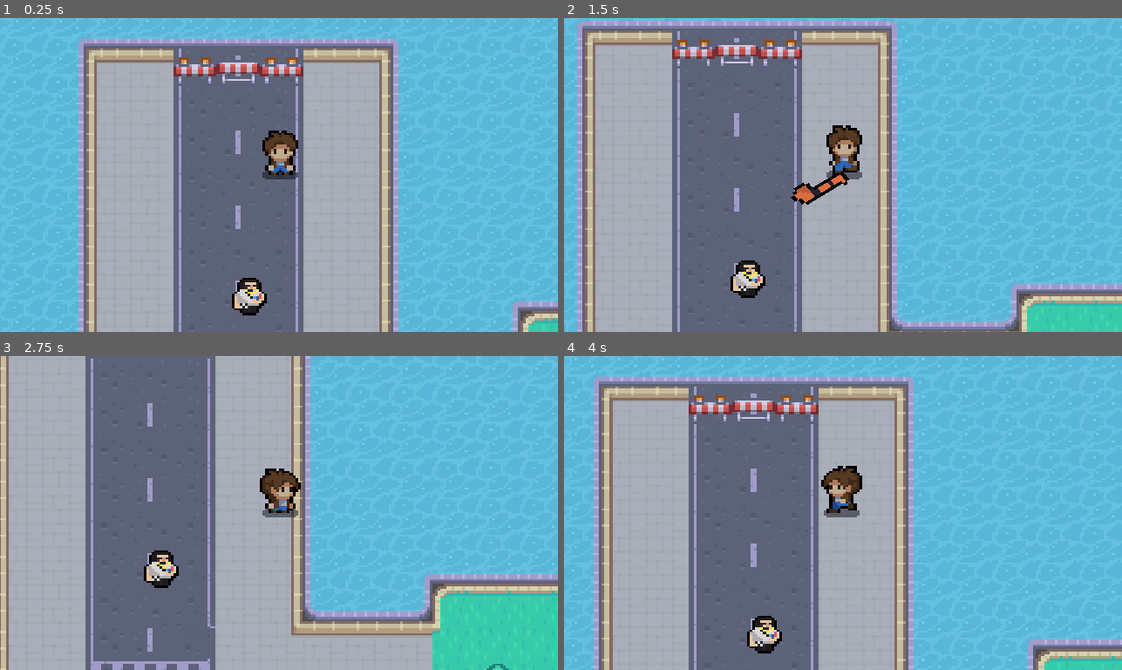
Above: before the commit, frames 1-4 (two rows, left to right).
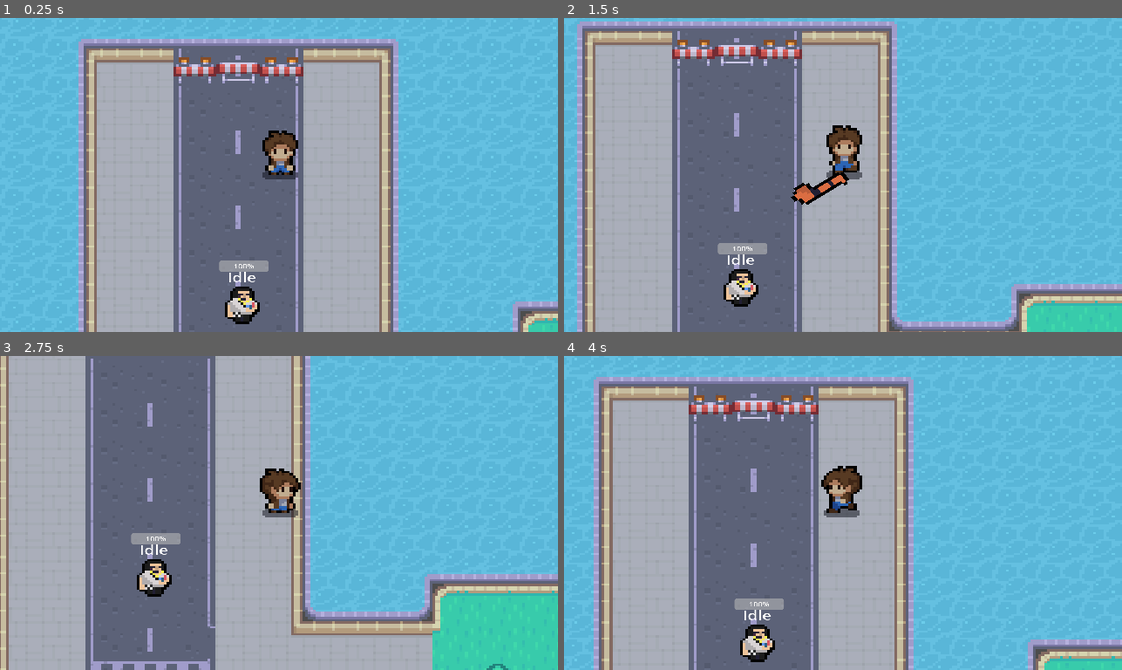
Above: after the commit, the same moments.

Repository: Lukebray/dublin-rpg
Game: Godot game, scene res://scenes/main.tscn
Two runs of this game, one before a commit and one after it. Both use one fixed random seed, a clock stepped at 60 frames per second and the inputs below.
Inputs:
- Up to frame 1 (0.25 s): no input
- Up to frame 2 (1.5 s): hold D (right) 0.53-1.28 s; tap Space (attack) at 0.6, 1.35 s; hold S (down) from 1.28 s (still down)
- Up to frame 3 (2.75 s): release S (down) at 2.03 s; hold D (right) from 2.03 s (still down); tap Space (attack) at 2.1 s
- Up to frame 4 (4 s): tap Enter at 2.75 s; release D (right) at 2.78 s; hold W (up) 2.78-3.53 s; tap Space (attack) at 2.85, 3.6 s; hold A (left) from 3.53 s (still down)

The runs differ from the first frame. In frame 1, 1.1% of the frame differs, in the area x 39-49%, y 77-98%; in frame 2, 1.1%; in frame 3, 1.1%; in frame 4, 1.1%.

Commit message:
made boss state machine

Diff:
--- a/project.godot
+++ b/project.godot
@@ -14,6 +14,10 @@
 run/main_scene="res://scenes/main.tscn"
 config/features=PackedStringArray("4.1", "GL Compatibility")
 config/icon="res://icon.svg"
+
+[audio]
+
+driver/output_latency=50
 
 [autoload]
 
--- /dev/null
+++ b/scenes/Scripts/state.gd
@@ -0,0 +1,27 @@
+extends Node2D
+class_name State
+
+
+@onready var player = get_tree().get_first_node_in_group("player")
+@onready var player_detection_ray = owner.find_child("PlayerDetectionRay")
+@onready var debug_text = owner.find_child("Debug")
+
+func _ready():
+	set_physics_process(false)
+
+
+func enter():
+	set_physics_process(true) #will enable the physics process
+
+
+func exit():
+	set_physics_process(false)
+
+
+func transition():
+	pass
+
+
+func _physics_process(_delta):
+	transition()
+	debug_text.text = name
--- a/scenes/abilities/stick_ability.tscn
+++ b/scenes/abilities/stick_ability.tscn
@@ -16,3 +16,4 @@
 [node name="CollisionShape2D" type="CollisionShape2D" parent="."]
 position = Vector2(1, -7)
 shape = SubResource("RectangleShape2D_not4u")
+disabled = true
--- /dev/null
+++ b/scenes/entities/FiniteStateMachine.gd
@@ -0,0 +1,19 @@
+extends Node2D
+class_name FiniteStateMachine
+
+var current_state : State
+var previous_state : State
+
+
+func _ready():
+	current_state = get_child(0) as State #just start at the first state which is Idle
+	previous_state = current_state
+	current_state.enter() #enable the physics process for the chosen state
+
+
+func change_state(state):
+	current_state = find_child(state) as State
+	current_state.enter()
+
+	previous_state.exit()
+	previous_state = current_state
--- /dev/null
+++ b/scenes/entities/Follow.gd
@@ -0,0 +1,25 @@
+extends State
+class_name FollowState
+
+var audio_playing : bool
+
+func transition():
+	if player_detection_ray.is_colliding():
+		get_parent().change_state("Shoot")
+
+
+func enter():
+	super.enter()
+	owner.set_physics_process(true)
+	if audio_playing:
+		return
+
+	audio_playing = true
+	owner.random_stream_player_2d_component.play_random()
+	await owner.random_stream_player_2d_component.finished
+	audio_playing = false
+
+
+func exit():
+	super.exit()
+	owner.set_physics_process(false)
--- /dev/null
+++ b/scenes/entities/Idle.gd
@@ -0,0 +1,7 @@
+extends State
+class_name IdleState
+
+
+func transition():
+	if player_detection_ray.is_colliding():
+		get_parent().change_state("Shoot") #get the finite state machine and change the state to shoot
--- /dev/null
+++ b/scenes/entities/Shoot.gd
@@ -0,0 +1,50 @@
+extends State
+class_name ShootState
+
+@export var projectile_node : PackedScene
+
+@onready var timer = $Timer
+
+var audio_playing : bool
+
+func transition():
+	var max_health = owner.max_health
+	var current_health = owner.current_health
+
+	if not player_detection_ray.is_colliding():
+		if current_health > max_health / 2:
+				get_parent().change_state("Follow")
+		else:
+			get_parent().change_state("Dash")
+
+
+func enter():
+	super.enter()
+	timer.start()
+
+	if get_parent().previous_state.name == "Idle":
+		if audio_playing:
+			return
+
+		audio_playing = true
+		owner.random_stream_player_2d_component.play_random()
+		await owner.random_stream_player_2d_component.finished
+		audio_playing = false
+
+
+func exit():
+	super.exit()
+	timer.stop()
+
+
+func _on_timer_timeout():
+	shoot()
+
+
+func shoot():
+	var projectile = projectile_node.instantiate()
+
+	projectile.position = global_position
+	projectile.direction = (player.global_position - global_position).normalized()
+
+	get_tree().current_scene.call_deferred("add_child", projectile)
--- a/scenes/entities/basic_enemy.gd
+++ /dev/null
@@ -1,44 +0,0 @@
-extends CharacterBody2D
-
-@onready var random_stream_player_2d_component = $RandomStreamPlayer2DComponent as RandomStreamPlayer2DComponent
-
-@export var movement_speed : float = 50.0
-@export var acceleration : float = 5
-
-var player_detected = false
-var audio_playing : bool = false
-
-func _process(_delta):
-	if player_detected:
-		accelerate_to_player()
-	move_and_slide()
-
-
-func accelerate_in_direction(direction : Vector2):
-	var desired_velocity = direction * movement_speed
-	velocity = velocity.lerp(desired_velocity, 1 - exp(-acceleration * get_process_delta_time()))
-
-
-func accelerate_to_player():
-	var player = get_tree().get_first_node_in_group("player") as Node2D
-	if player == null:
-		return
-
-	var direction = (player.global_position - global_position).normalized()
-	accelerate_in_direction(direction)
-
-
-func _on_hitbox_area_entered(area):
-	if (area.name == "StickAbility"):
-		print("enemy hit -> ", area.name)
-
-
-func _on_player_detection_zone_area_entered(area):
-	player_detected = true
-	if audio_playing:
-		return
-
-	audio_playing = true
-	random_stream_player_2d_component.play_random()
-	await random_stream_player_2d_component.finished
-	audio_playing = false
--- a/scenes/entities/basic_enemy.tscn
+++ /dev/null
@@ -1,56 +0,0 @@
-[gd_scene load_steps=10 format=3 uid="uid://c356qio6dv8ir"]
-
-[ext_resource type="Script" path="res://scenes/entities/basic_enemy.gd" id="1_g8rui"]
-[ext_resource type="PackedScene" uid="uid://p4c321o2n7ho" path="res://scenes/components/random_stream_player_2d_component.tscn" id="2_sweey"]
-[ext_resource type="AudioStream" uid="uid://b5k48w2fx21gl" path="res://audio/junkie_enemy/junkie_get_out_of_my_way.wav" id="4_6k45u"]
-[ext_resource type="AudioStream" uid="uid://2lbqeq2yroml" path="res://audio/junkie_enemy/junkie_gimme_a_bag.wav" id="5_jk7yh"]
-[ext_resource type="AudioStream" uid="uid://dq3swpg2i72s4" path="res://audio/junkie_enemy/junkie_gimme_a_bag_now.wav" id="6_743hg"]
-[ext_resource type="Texture2D" uid="uid://icudln6va4fy" path="res://art/gimme_a_bag_enemy.png" id="6_ss4u2"]
-
-[sub_resource type="RectangleShape2D" id="RectangleShape2D_1j3vs"]
-size = Vector2(7, 3)
-
-[sub_resource type="RectangleShape2D" id="RectangleShape2D_dpx4o"]
-size = Vector2(16, 16)
-
-[sub_resource type="CircleShape2D" id="CircleShape2D_upumf"]
-radius = 25.0
-
-[node name="BasicEnemy" type="CharacterBody2D"]
-y_sort_enabled = true
-collision_layer = 2
-collision_mask = 6
-motion_mode = 1
-script = ExtResource("1_g8rui")
-movement_speed = 20.0
-acceleration = 1.0
-
-[node name="RandomStreamPlayer2DComponent" parent="." instance=ExtResource("2_sweey")]
-volume_db = -10.0
-streams = Array[AudioStream]([ExtResource("4_6k45u"), ExtResource("5_jk7yh"), ExtResource("6_743hg")])
-randomise_pitch = false
-
-[node name="Sprite2D" type="Sprite2D" parent="."]
-position = Vector2(0, -8)
-texture = ExtResource("6_ss4u2")
-
-[node name="CollisionShape2D" type="CollisionShape2D" parent="."]
-position = Vector2(0.5, -1.5)
-shape = SubResource("RectangleShape2D_1j3vs")
-
-[node name="Hitbox" type="Area2D" parent="."]
-collision_layer = 2
-collision_mask = 4
-
-[node name="CollisionShape2D" type="CollisionShape2D" parent="Hitbox"]
-position = Vector2(0, -8)
-shape = SubResource("RectangleShape2D_dpx4o")
-
-[node name="PlayerDetectionZone" type="Area2D" parent="."]
-
-[node name="CollisionShape2D" type="CollisionShape2D" parent="PlayerDetectionZone"]
-position = Vector2(0, -8)
-shape = SubResource("CircleShape2D_upumf")
-
-[connection signal="area_entered" from="Hitbox" to="." method="_on_hitbox_area_entered"]
-[connection signal="area_entered" from="PlayerDetectionZone" to="." method="_on_player_detection_zone_area_entered"]
--- /dev/null
+++ b/scenes/entities/enemies/give_me_a_bag/Dash.gd
@@ -0,0 +1,25 @@
+extends State
+class_name DashState
+
+@onready var timer = $Timer
+
+func transition():
+	if player_detection_ray.is_colliding():
+		get_parent().change_state("Shoot")
+
+func enter():
+	super.enter()
+	timer.start()
+
+
+func exit():
+	super.exit()
+	timer.stop()
+
+
+func dash():
+	var tween = get_tree().create_tween()
+	tween.tween_property(owner, "position", player.position, 0.75)
+
+func _on_timer_timeout():
+	dash()
--- /dev/null
+++ b/scenes/entities/enemies/give_me_a_bag/give_me_a_bag_enemy.gd
@@ -0,0 +1,42 @@
+extends CharacterBody2D
+
+@onready var random_stream_player_2d_component = $RandomStreamPlayer2DComponent as RandomStreamPlayer2DComponent
+@onready var player_detection_ray = $PlayerDetectionRay
+@onready var player = get_tree().get_first_node_in_group("player")
+@onready var health_bar = $HealthBar
+
+@export var max_health : int = 4
+var current_health: = max_health: #setter function for health. This function will run when there is a change in the health variable!
+	set(value):
+		if (value != 0):
+			current_health = value
+			health_bar.value = value
+		else:
+			queue_free()
+
+@export var movement_speed : float = 50.0
+@export var acceleration : float = 5
+
+var direction = Vector2.RIGHT
+var player_detected = false
+var audio_playing : bool = false
+
+
+func _ready():
+	set_physics_process(false)
+
+
+func _process(_delta):
+	direction = (player.global_position - global_position).normalized()
+	player_detection_ray.target_position = direction * 40
+
+
+func _physics_process(delta):
+	var desired_velocity = direction * movement_speed
+	velocity = velocity.lerp(desired_velocity, 1 - exp(-acceleration * get_process_delta_time()))
+	move_and_slide()
+
+
+func _on_hitbox_area_entered(area):
+	if (area.name == "StickAbility"):
+		current_health -=1
--- /dev/null
+++ b/scenes/entities/enemies/give_me_a_bag/give_me_a_bag_enemy.tscn
@@ -0,0 +1,97 @@
+[gd_scene load_steps=15 format=3 uid="uid://c356qio6dv8ir"]
+
+[ext_resource type="Script" path="res://scenes/entities/enemies/give_me_a_bag/give_me_a_bag_enemy.gd" id="1_gntgd"]
+[ext_resource type="PackedScene" uid="uid://p4c321o2n7ho" path="res://scenes/components/random_stream_player_2d_component.tscn" id="2_08hsj"]
+[ext_resource type="Texture2D" uid="uid://icudln6va4fy" path="res://art/give_me_a_bag_enemy/gimme_a_bag_enemy.png" id="2_djiko"]
+[ext_resource type="AudioStream" uid="uid://b5k48w2fx21gl" path="res://audio/junkie_enemy/junkie_get_out_of_my_way.wav" id="3_s0mem"]
+[ext_resource type="AudioStream" uid="uid://2lbqeq2yroml" path="res://audio/junkie_enemy/junkie_gimme_a_bag.wav" id="4_r8kdy"]
+[ext_resource type="AudioStream" uid="uid://dq3swpg2i72s4" path="res://audio/junkie_enemy/junkie_gimme_a_bag_now.wav" id="5_mt1nw"]
+[ext_resource type="Script" path="res://scenes/entities/FiniteStateMachine.gd" id="7_duys6"]
+[ext_resource type="Script" path="res://scenes/entities/Idle.gd" id="8_gex56"]
+[ext_resource type="Script" path="res://scenes/entities/Shoot.gd" id="9_5selo"]
+[ext_resource type="Script" path="res://scenes/entities/Follow.gd" id="10_q43re"]
+[ext_resource type="PackedScene" uid="uid://bwt1yu4y740qt" path="res://scenes/entities/enemies/give_me_a_bag/give_me_a_bag_enemy_projectile.tscn" id="10_s3dv3"]
+[ext_resource type="Script" path="res://scenes/entities/enemies/give_me_a_bag/Dash.gd" id="12_rl8y2"]
+
+[sub_resource type="RectangleShape2D" id="RectangleShape2D_1j3vs"]
+size = Vector2(7, 3)
+
+[sub_resource type="RectangleShape2D" id="RectangleShape2D_dpx4o"]
+size = Vector2(16, 16)
+
+[node name="GiveMeABagEnemy" type="CharacterBody2D"]
+y_sort_enabled = true
+collision_layer = 2
+collision_mask = 6
+motion_mode = 1
+script = ExtResource("1_gntgd")
+movement_speed = 20.0
+acceleration = 1.0
+
+[node name="Debug" type="Label" parent="."]
+offset_left = -6.0
+offset_top = -24.0
+offset_right = 24.0
+offset_bottom = 2.0
+scale = Vector2(0.37004, 0.339794)
+text = "test"
+horizontal_alignment = 1
+vertical_alignment = 1
+
+[node name="HealthBar" type="ProgressBar" parent="."]
+custom_minimum_size = Vector2(100, 0)
+offset_left = -9.0
+offset_top = -27.0
+offset_right = 91.0
+scale = Vector2(0.182417, 0.182417)
+max_value = 4.0
+value = 4.0
+
+[node name="Sprite2D" type="Sprite2D" parent="."]
+position = Vector2(0, -8)
+texture = ExtResource("2_djiko")
+
+[node name="RandomStreamPlayer2DComponent" parent="." instance=ExtResource("2_08hsj")]
+volume_db = -10.0
+streams = Array[AudioStream]([ExtResource("3_s0mem"), ExtResource("4_r8kdy"), ExtResource("5_mt1nw")])
+randomise_pitch = false
+
+[node name="PlayerDetectionRay" type="RayCast2D" parent="."]
+position = Vector2(0, -8)
+collide_with_areas = true
+
+[node name="CollisionShape2D" type="CollisionShape2D" parent="."]
+position = Vector2(0, -1.5)
+shape = SubResource("RectangleShape2D_1j3vs")
+
+[node name="Hitbox" type="Area2D" parent="."]
+collision_layer = 2
+collision_mask = 4
+
+[node name="CollisionShape2D" type="CollisionShape2D" parent="Hitbox"]
+position = Vector2(0, -8)
+shape = SubResource("RectangleShape2D_dpx4o")
+
+[node name="FiniteStateMachine" type="Node2D" parent="."]
+script = ExtResource("7_duys6")
+
+[node name="Idle" type="Node2D" parent="FiniteStateMachine"]
+script = ExtResource("8_gex56")
+
+[node name="Shoot" type="Node2D" parent="FiniteStateMachine"]
+script = ExtResource("9_5selo")
+projectile_node = ExtResource("10_s3dv3")
+
+[node name="Timer" type="Timer" parent="FiniteStateMachine/Shoot"]
+
+[node name="Follow" type="Node2D" parent="FiniteStateMachine"]
+script = ExtResource("10_q43re")
+
+[node name="Dash" type="Node2D" parent="FiniteStateMachine"]
+script = ExtResource("12_rl8y2")
+
+[node name="Timer" type="Timer" parent="FiniteStateMachine/Dash"]
+
+[connection signal="area_entered" from="Hitbox" to="." method="_on_hitbox_area_entered"]
+[connection signal="timeout" from="FiniteStateMachine/Shoot/Timer" to="FiniteStateMachine/Shoot" method="_on_timer_timeout"]
+[connection signal="timeout" from="FiniteStateMachine/Dash/Timer" to="FiniteStateMachine/Dash" method="_on_timer_timeout"]
--- /dev/null
+++ b/scenes/entities/enemies/give_me_a_bag/give_me_a_bag_enemy_projectile.gd
@@ -0,0 +1,14 @@
+extends Area2D
+
+var direction = Vector2.RIGHT
+var speed = 50
+var rotation_speed = 10
+
+
+func _physics_process(delta):
+	rotation += rotation_speed * delta
+	position += direction * speed * delta
+
+
+func _on_visible_on_screen_notifier_2d_screen_exited():
+	queue_free()
--- /dev/null
+++ b/scenes/entities/enemies/give_me_a_bag/give_me_a_bag_enemy_projectile.tscn
@@ -0,0 +1,15 @@
+[gd_scene load_steps=3 format=3 uid="uid://bwt1yu4y740qt"]
+
+[ext_resource type="Script" path="res://scenes/entities/enemies/give_me_a_bag/give_me_a_bag_enemy_projectile.gd" id="1_2upp7"]
+[ext_resource type="Texture2D" uid="uid://qnt7vosjpgx6" path="res://art/give_me_a_bag_enemy/can_projectile.png" id="2_pjfmq"]
+
+[node name="GiveMeABagEnemyProjectile" type="Area2D"]
+script = ExtResource("1_2upp7")
+
+[node name="VisibleOnScreenNotifier2D" type="VisibleOnScreenNotifier2D" parent="."]
+
+[node name="Sprite2D" type="Sprite2D" parent="."]
+scale = Vector2(0.472943, 0.472943)
+texture = ExtResource("2_pjfmq")
+
+[connection signal="screen_exited" from="VisibleOnScreenNotifier2D" to="." method="_on_visible_on_screen_notifier_2d_screen_exited"]
--- a/scenes/entities/player.gd
+++ b/scenes/entities/player.gd
@@ -73,6 +73,7 @@
 
 func update_attack_animation():
 	is_attacking = true
+	weapon.find_child("CollisionShape2D").set_disabled(false)
 	weapon.visible = true
 	if velocity == Vector2.ZERO:
 		if previous_movement_direction == Vector2.UP:
@@ -95,6 +96,7 @@
 
 	await animation_player.animation_finished
 	is_attacking = false
+	weapon.find_child("CollisionShape2D").set_disabled(true)
 	weapon.visible = false
 
 
--- a/scenes/main.tscn
+++ b/scenes/main.tscn
@@ -3,7 +3,7 @@
 [ext_resource type="PackedScene" uid="uid://dyvnc0cct1ce6" path="res://scenes/entities/player.tscn" id="1_xex02"]
 [ext_resource type="Texture2D" uid="uid://b7wg4jdqj0w3s" path="res://art/tilemap_packed.png" id="2_r3bdp"]
 [ext_resource type="Script" path="res://scenes/FollowCam.gd" id="3_o3yoe"]
-[ext_resource type="PackedScene" uid="uid://c356qio6dv8ir" path="res://scenes/entities/basic_enemy.tscn" id="4_7sqng"]
+[ext_resource type="PackedScene" uid="uid://c356qio6dv8ir" path="res://scenes/entities/enemies/give_me_a_bag/give_me_a_bag_enemy.tscn" id="4_0vrka"]
 
 [sub_resource type="TileMapPattern" id="TileMapPattern_kph2u"]
 tile_data = PackedInt32Array(0, 131072, 17, 65536, 131072, 17, 1, 589824, 16, 65537, 196608, 17, 2, 262144, 17, 65538, 262144, 17)
@@ -1565,7 +1565,6 @@
 script = ExtResource("3_o3yoe")
 tilemap = NodePath("../..")
 
-[node name="BasicEnemy" parent="TileMap" instance=ExtResource("4_7sqng")]
+[node name="GiveMeABagEnemy" parent="TileMap" instance=ExtResource("4_0vrka")]
 z_index = 1
-position = Vector2(92.5147, 113.653)
-movement_speed = 40.0
+position = Vector2(89.9448, 117.367)
Binary file added: art/give_me_a_bag_enemy/can_projectile.png
Not shown, changed: art/give_me_a_bag_enemy/can_projectile.png.import
Renamed: art/gimme_a_bag_enemy.png -> art/give_me_a_bag_enemy/gimme_a_bag_enemy.png
Not shown, added: art/give_me_a_bag_enemy/gimme_a_bag_enemy.png.import
